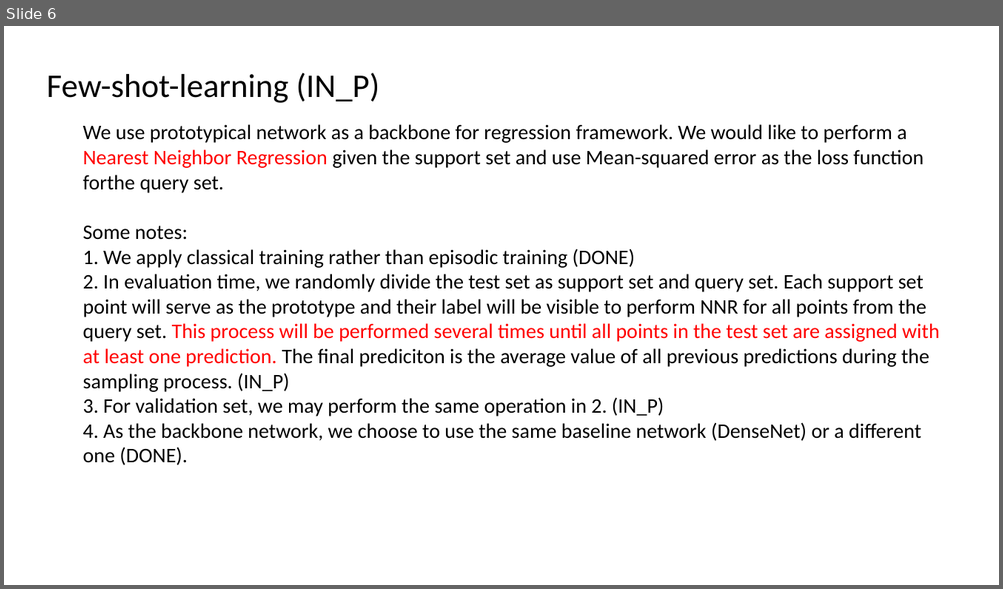
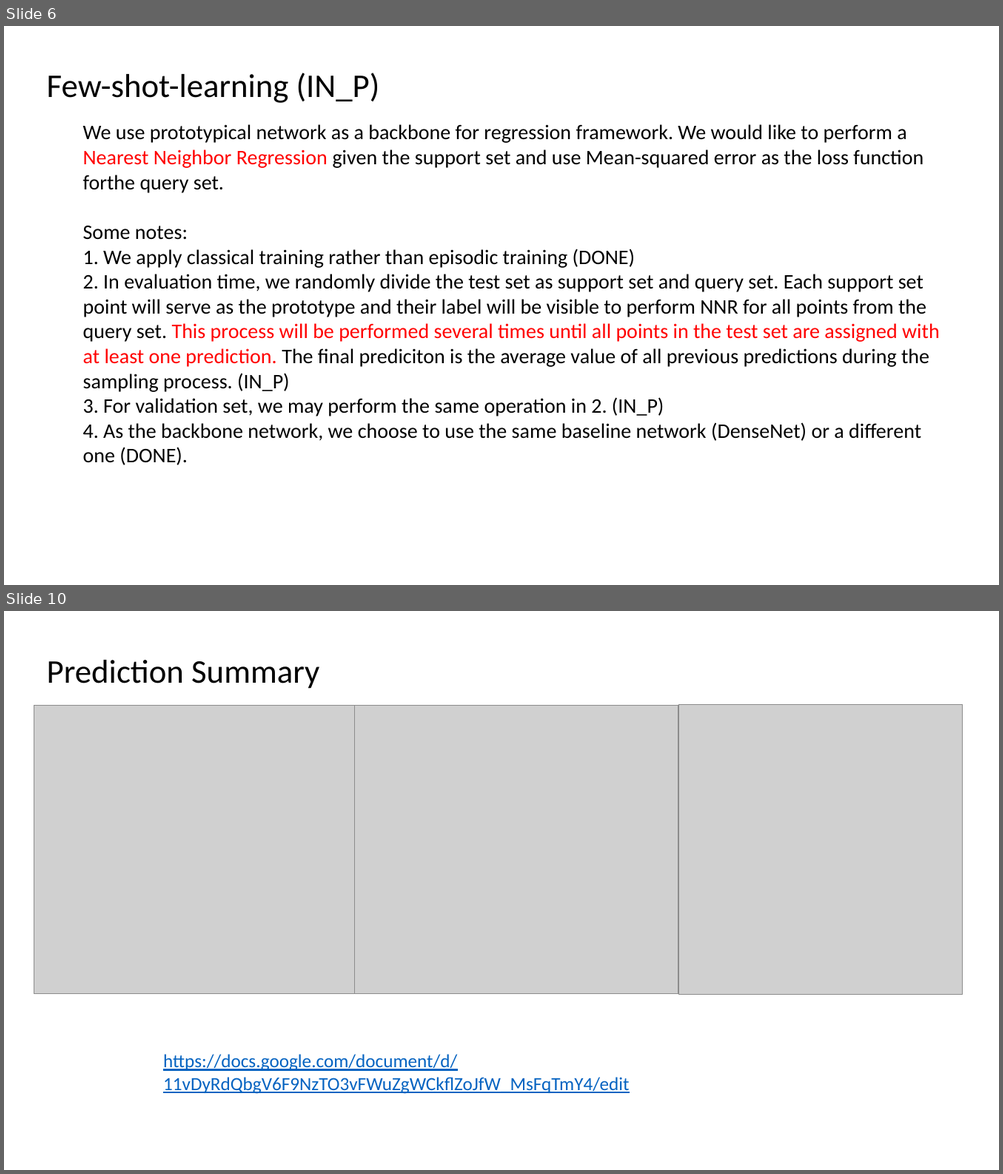
Before and after one commit to hanzhiwangchn/Microstructure_Age_Prediction, a slide deck: summary.pptx. Shown one above the other, each under a label of ours: slide 6 before the commit, slides 6 and 10 after it; the slides between them are not shown. The pictures are 1003x589 and 1003x1174 pixels, drawn with LibreOffice and Linux fonts; fonts in the diff are those of the drawing; grey boxes stand for pictures; background and template pictures are left out. Boxes give left, top, right and bottom in pixels: in the first picture for what was removed or moved away, otherwise in the second. Text is boxed around its words. In the diff, an @@ line names an element or a change of style, - is before the commit and + after.

```diff
--- a/summary.pptx
+++ b/summary.pptx
@@ slide 10 added at <box>4,611,999,1170</box>, background picture (left out) @@
@@ text added at <box>47,660,319,689</box>, 32 pt, text #000000 @@
+Prediction Summary
@@ picture added at <box>34,706,355,994</box> @@
@@ picture added at <box>355,706,678,994</box> @@
@@ picture added at <box>678,704,963,994</box> @@
@@ text added at <box>163,1054,629,1094</box>, 18 pt, text #0563C1, underline @@
+https://docs.google.com/document/d/11vDyRdQbgV6F9NzTO3vFWuZgWCkflZoJfW_MsFqTmY4/edit
```
Also in this commit, not shown: 4 other slides added, 3 slides removed, 9 other files.
